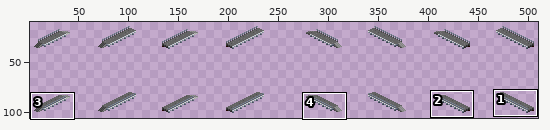
A pixel-art file gets an edit: ase/request_stop.ase. Above: a wide view before the commit, with the close-up outlined.
Close-up. Before the edit:
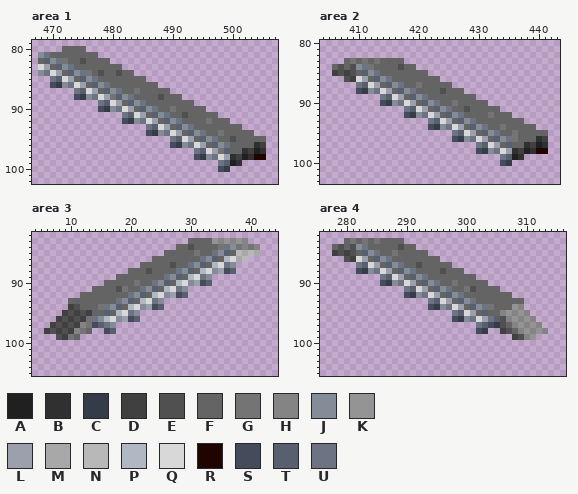
528x128 pixels, 1 frame. Shown: area 1: x 467..507, y 79..102; area 2: x 404..443, y 80..103; area 3: x 4..44, y 82..105; area 4: x 276..316, y 82..105. The wide view leaves out empty margins. The commit also changed other parts of the picture, which this record leaves out.
Palette (. is transparent): A #202020  B #303030  C #343c48  D #404040  E #505050  F #646464  G #747474  H #848484  J #848c98  K #949494  L #9ca0ac  M #a8a8a8  N #b8b8b8  P #b0b8c4  Q #d8d8d8  R #200400  S #444c5c  T #586070  U #6c7484
Pixels before, area 1, first column x 468:
 80 ....FFFF..............................
 81 JUFFFFFFFF............................
 82 FTJUGFFEFFFF..........................
 83 QLFTJUFFFFFFFF........................
 84 JUQLFTJUGFEFFEFF......................
 85 ..UTQLFTJUFFFFFFFF....................
 86 ..SCJUQLFTJUFFFFFFFF..................
 87 ......UTQLFTJUFFGFFFFF................
 88 ......SCJUQLGTJUFFFFEFFF..............
 89 ..........UTQLFTJUFFFFFFFF............
 90 ..........SCJUQLFTJUFFGFFFFF..........
 91 ..............UTQLFTJUFFEFFFFF........
 92 ..............SCJUQLFTJUFFFFGFFF......
 93 ..................UTQLFTJUFFFFFFFF....
 94 ..................SCJUQLFTJUFFGFFFFF..
 95 ......................UTQLFTJUFFEFFFFF
 96 ......................SCJUQLFTJUFFFFBD
 97 ..........................UTQLGTFFBDAB
 98 ..........................SCJUQLBDABRR
 99 ..............................UTAB....
100 ..............................SC......
Pixels before, area 2, first column x 406:
 83 ..FGFGFGFFFF........................
 84 FEFEJUGFFFFEFF......................
 85 DEDEFTJUFFFFFFFF....................
 86 ..EDQLFTJUFFFFFFFF..................
 87 ....UTQLFTJUFFGFFFFF................
 88 ....SCJUQLFTJUFFFFEFFF..............
 89 ........UTQLFTJUFFFFFFFF............
 90 ........SCJUQLFTJUFFGFFFFF..........
 91 ............UTQLFTJUFFEFFFFF........
 92 ............SCJUQLFTJUFFFFGFFF......
 93 ................UTQLFTJUFFFFFFFF....
 94 ................SCJUQLFTJUFFGFFFFF..
 95 ....................UTQLFTJUFFGFFFFF
 96 ....................SCJUQLFTJUGFFFBD
 97 ........................UTQLFTFFBDAB
 98 ........................SCJUQLBDABRR
 99 ............................UTAB....
100 ............................SC......
Pixels before, area 3, first column x 6:
 83 ........................FFFFKHKHKH..
 84 ......................FFEFFFFGUJGHGH
 85 ....................FFFFFGFFUJTFNMNM
 86 ..................FFFFFFFFUJTFPQMN..
 87 ................FFFFFEFFUJTFPQUJ....
 88 ..............FFFEFFFFUJTFPQJLST....
 89 ............FFFFFFFFUJTFPQUJ........
 90 ..........FFFFFGFFUJTFPQJLST........
 91 ........FFFFEGFFUJTFPQUJ............
 92 ......FFFFFFFFUJTFPQJLST............
 93 ....FFFFFFFFUJTFPQUJ................
 94 ....DEFFFGUJTFPQJLST................
 95 ...DEDEDFFTFPQUJ....................
 96 ..DEDEDGUJPQJLST....................
 97 .DEDEDHGSTUJ........................
 98 DEDEDHGF..ST........................
 99 ..EDGF..............................
Pixels before, area 4, first column x 278:
 83 ..FGFGFGFFFF........................
 84 FEFEJUFFFFFEFF......................
 85 DEDEFTJUFFGFFFFF....................
 86 ..EDQLFTJUFFFFFFFF..................
 87 ....UTQLFTJUFFEFFFFF................
 88 ....SCJUQLFTJUFFFFEFFF..............
 89 ........UTQLFTJUFFFFFFFF............
 90 ........SCJUQLFTJUFFGFFFFF..........
 91 ............UTQLFTJUFFGEFFFF........
 92 ............SCJUQLFTJUFFFFFFFF......
 93 ................UTQLFTJUFFFFFFFF....
 94 ................SCJUQLFTJUGFFFKH....
 95 ....................UTQLFTFFHKHKH...
 96 ....................SCJUQLUTEHKHKH..
 97 ........................UTSCEFHKHKH.
 98 ........................SC..DEFHKHKH
 99 ..............................DEHK..
And afterwards:
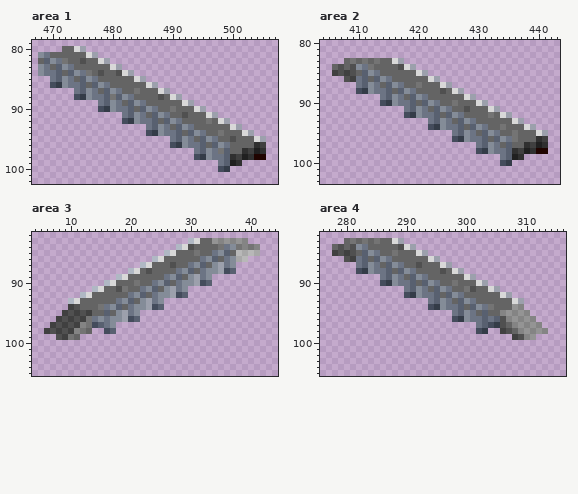
Change:
Changed rows in their new state; - is an unchanged pixel.
Area 1, layer "Layer 2":
first column x 468:
 80 ------QL------------------------------
 81 --------QL----------------------------
 82 ----------QL--------------------------
 83 JU----------QL------------------------
 84 --UT----------QL----------------------
 85 ----JU----------QL--------------------
 86 ------UT----------QL------------------
 87 --------JU----------QL----------------
 88 ----------UT----------QL--------------
 89 ------------JU----------QL------------
 90 --------------UT----------QL----------
 91 ----------------JU----------QL--------
 92 ------------------UT----------QL------
 93 --------------------JU----------QL----
 94 ----------------------UT----------QL--
 95 ------------------------JU----------QL
 96 --------------------------UT----------
 97 ----------------------------JU--------
 98 ------------------------------UT------
Area 2, layer "Layer 2":
first column x 410:
 83 ------QL------------------------
 84 --------QL----------------------
 85 ----------QL--------------------
 86 UT----------QL------------------
 87 --JU----------QL----------------
 88 ----UT----------QL--------------
 89 ------JU----------QL------------
 90 --------UT----------QL----------
 91 ----------JU----------QL--------
 92 ------------UT----------QL------
 93 --------------JU----------QL----
 94 ----------------UT----------QL--
 95 ------------------JU----------QL
 96 --------------------UT----------
 97 ----------------------JU--------
 98 ------------------------UT------
Area 3, layer "Layer 2":
first column x 10:
 83 --------------------PQ------
 84 ------------------PQ--------
 85 ----------------PQ----------
 86 --------------PQ----------UJ
 87 ------------PQ----------JL--
 88 ----------PQ----------UJ----
 89 --------PQ----------JL------
 90 ------PQ----------UJ--------
 91 ----PQ----------JL----------
 92 --PQ----------UJ------------
 93 PQ----------JL--------------
 94 ----------UJ----------------
 95 --------JL------------------
 96 ------UJ--------------------
Area 4, layer "Layer 2":
first column x 282:
 83 ------QL--------------------
 84 --------QL------------------
 85 ----------QL----------------
 86 UT----------QL--------------
 87 --JU----------QL------------
 88 ----UT----------QL----------
 89 ------JU----------QL--------
 90 --------UT----------QL------
 91 ----------JU----------QL----
 92 ------------UT----------QL--
 93 --------------JU----------QL
 94 ----------------UT----------
 95 ------------------JU--------
 96 --------------------UT------
Where, in picture pixels (left, top, right, bottom), the same in both close-ups:
changed: (38, 46, 266, 160)
changed: (356, 58, 548, 154)
changed: (68, 238, 236, 322)
changed: (356, 238, 524, 322)
